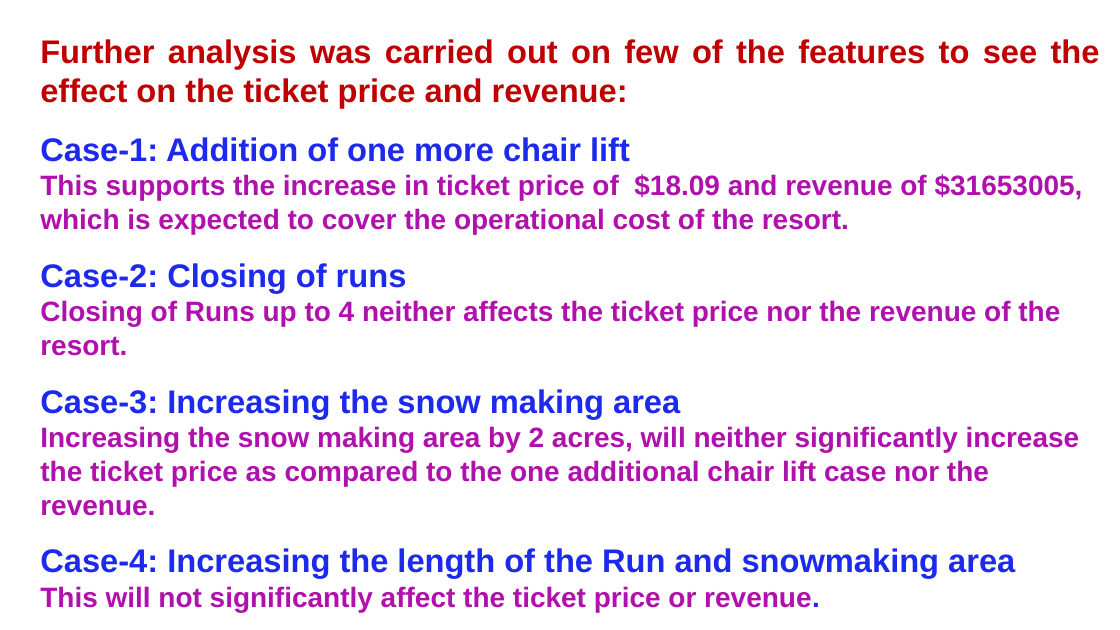
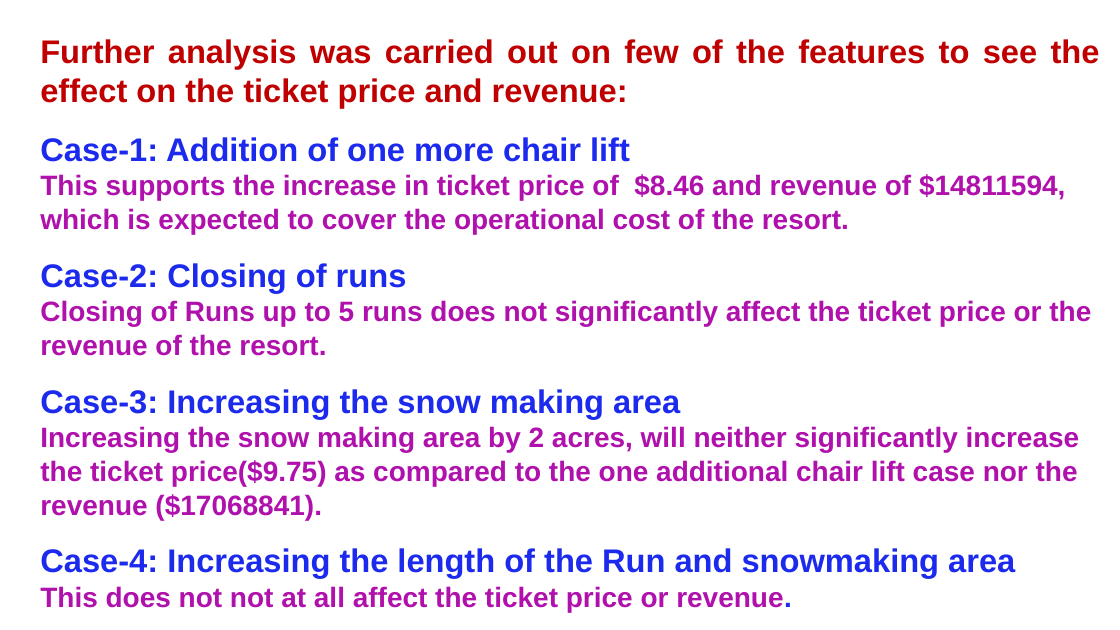
Before and after one commit to damayantinaik/DataScienceGuidedCapstone, a slide deck: slide 7 of Presentation_on_Big_Mountain_Resort.pptx. Drawn at 1120x630 pixels with LibreOffice and Linux fonts; fonts in the diff are those of the drawing. Boxes give left, top, right and bottom in pixels: in the first picture for what was removed or moved away, otherwise in the second. Text is boxed around its words. In the diff, an @@ line names an element or a change of style, - is before the commit and + after.

Commit message:
Presentation file submission on Big Mountain Resort on April-1

```diff
--- a/Presentation_on_Big_Mountain_Resort.pptx
+++ b/Presentation_on_Big_Mountain_Resort.pptx
@@ text at (40, 174, 1065, 234): text changed @@
-This supports the increase in ticket price of $18.09 and revenue of $31653005, which is expected to cover the operational cost of the resort.
+This supports the increase in ticket price of $8.46 and revenue of $14811594, which is expected to cover the operational cost of the resort.
@@ text at (40, 300, 1091, 356): text changed @@
-Closing of Runs up to 4 neither affects the ticket price nor the revenue of the resort.
+Closing of Runs up to 5 runs does not significantly affect the ticket price or the revenue of the resort.
@@ text at (40, 426, 1080, 520): text changed @@
-Increasing the snow making area by 2 acres, will neither significantly increase the ticket price as compared to the one additional chair lift case nor the revenue.
+Increasing the snow making area by 2 acres, will neither significantly increase the ticket price($9.75) as compared to the one additional chair lift case nor the revenue ($17068841).
@@ text at (40, 586, 792, 612): text changed @@
-This will not significantly affect the ticket price or revenue.
+This does not not at all affect the ticket price or revenue.
```
Also in this commit, not shown: 4 other slides changed.
